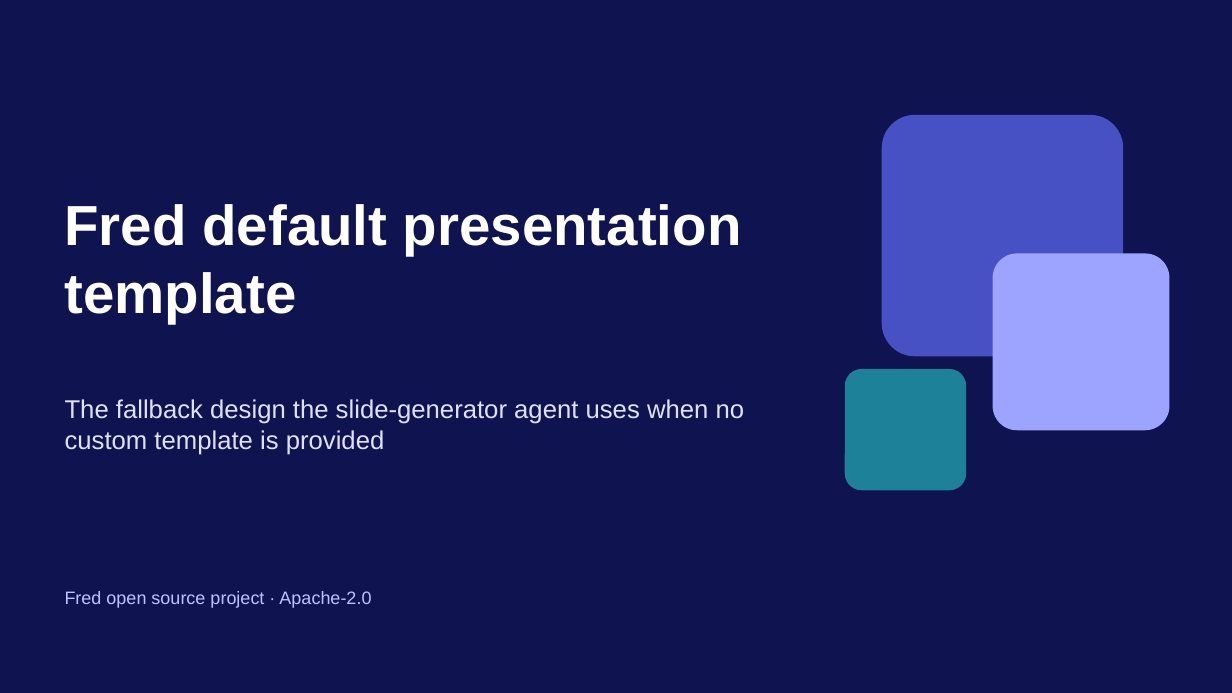
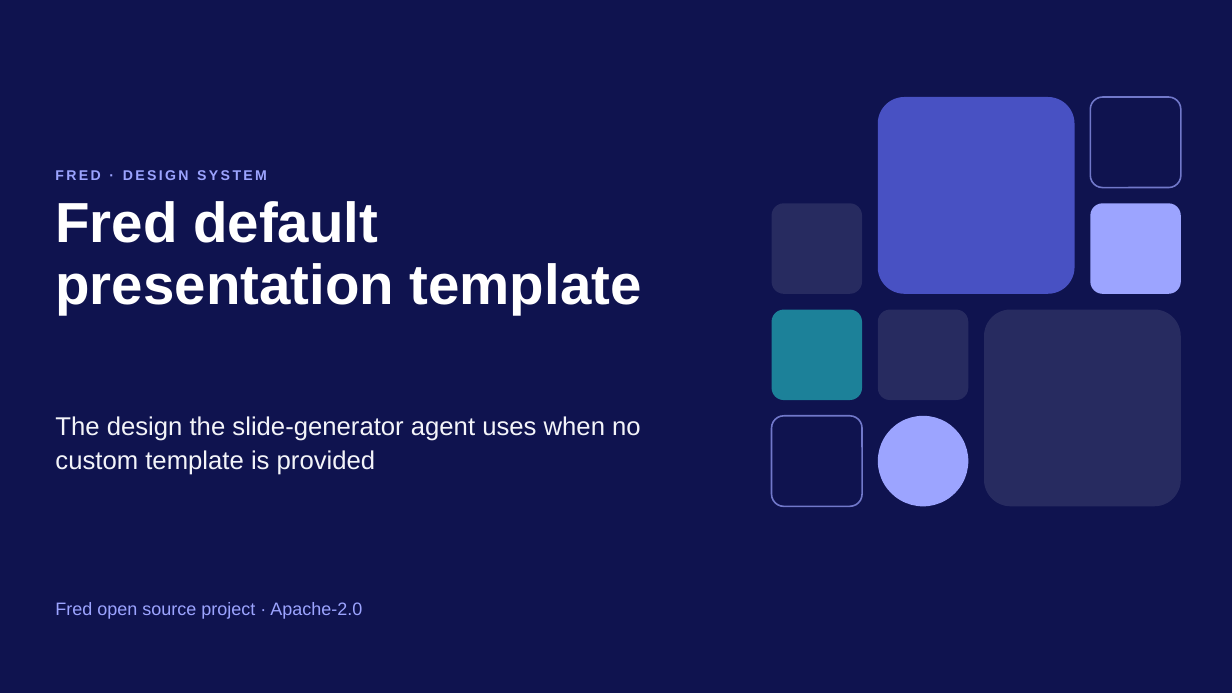
Before and after one commit to ThalesGroup/fred, a slide deck: slide 1 of libs/capabilities/fred-capability-ppt-filler/fred_capability_ppt_filler/builder/assets/fred_template.pptx. Drawn at 1232x693 pixels with LibreOffice and Linux fonts; fonts in the diff are those of the drawing. Boxes give left, top, right and bottom in pixels: in the first picture for what was removed or moved away, otherwise in the second. Text is boxed around its words. In the diff, an @@ line names an element or a change of style, - is before the commit and + after.

Commit message:
feat(#2679): ship the owner's Fred showcase deck as the built-in template
The table slide's body cells are emptied (header kept) so it reads as a data
table. Test expectations follow the new deck: pattern ids and names, the full
chart slide's caption, the example chart's design, a 3-column table, figure
and takeaway placeholders named on the layout, and a section list added in the
test since the deck has none.

```diff
--- a/libs/capabilities/fred-capability-ppt-filler/fred_capability_ppt_filler/builder/assets/fred_template.pptx
+++ b/libs/capabilities/fred-capability-ppt-filler/fred_capability_ppt_filler/builder/assets/fred_template.pptx
@@ rounded rectangle: place and size @@
-rounded rectangle at box(883, 116, 1123, 356)
+rounded rectangle at box(878, 97, 1075, 294)
@@ rounded rectangle at box(878, 97, 1075, 294): outline #4851C3 1 pt to none @@
@@ rounded rectangle added at box(1091, 97, 1181, 188), outline #9CA4FF 1.25 pt @@
@@ text added at box(55, 170, 267, 180), 11 pt, text #9CA4FF, bold @@
+FRED · DESIGN SYSTEM
@@ title "Fred default presentation template": place and size @@
-title "Fred default presentation template" at box(65, 204, 742, 323)
+title "Fred default presentation template" at box(55, 201, 642, 314)
@@ title "Fred default presentation template" at box(55, 201, 642, 314): line spacing 1 to 0.92 @@
@@ rounded rectangle added at box(772, 203, 862, 294), fill #FFFFFF at 10% opacity @@
@@ rounded rectangle added at box(1091, 203, 1181, 294), fill #9CA4FF @@
@@ rounded rectangle added at box(772, 310, 862, 400), fill #1C8199 @@
@@ rounded rectangle added at box(878, 310, 969, 400), fill #FFFFFF at 10% opacity @@
@@ rounded rectangle: place and size @@
-rounded rectangle at box(994, 254, 1169, 430)
+rounded rectangle at box(984, 310, 1181, 506)
@@ rounded rectangle at box(984, 310, 1181, 506): fill #9CA4FF to #FFFFFF at 10% opacity; outline #9CA4FF 1 pt to none @@
@@ rounded rectangle removed at box(846, 370, 966, 490) @@
@@ text at box(55, 416, 641, 475): text changed; text colour #E0E0FF to #F3F4F9 @@
-The fallback design the slide-generator agent uses when no custom template is provided
+The design the slide-generator agent uses when no custom template is provided
@@ rounded rectangle added at box(772, 416, 862, 506), outline #9CA4FF 1.25 pt @@
@@ ellipse added at box(878, 416, 969, 506), fill #9CA4FF @@
@@ text "Fred open source project · ..." at box(55, 602, 362, 619): text colour #BEC2FF to #9CA4FF; line spacing 1 to 1.1; less space between paragraphs; vertical alignment top to bottom @@
```
Also in this commit, not shown: 7 other slides changed, 37 slides added, 8 slides removed, 8 other files.
